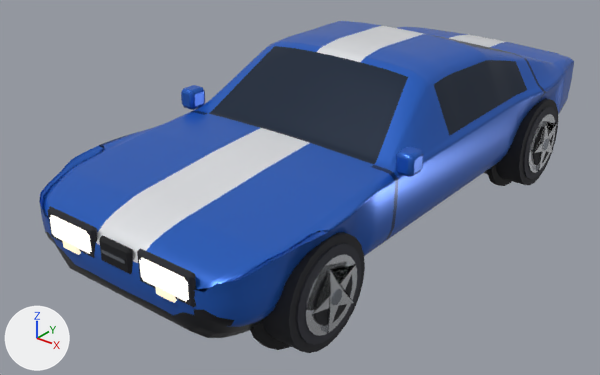
One commit to the glTF model examples/pine-ridge-rally/models/car_blue.glb: the scene before it, then after it.
Before and after are seen from a 50 mm camera at (3.56, -5.05, 3.21) aimed at (-0.22, -0.33, 0.28). The lights are fixed; the arrows at lower left show +X, +Y and +Z. The older version comes first. Vertices at exactly the same position are counted once.

The first picture shows 'body', 'wheel_fr', 'wheel_rr'.
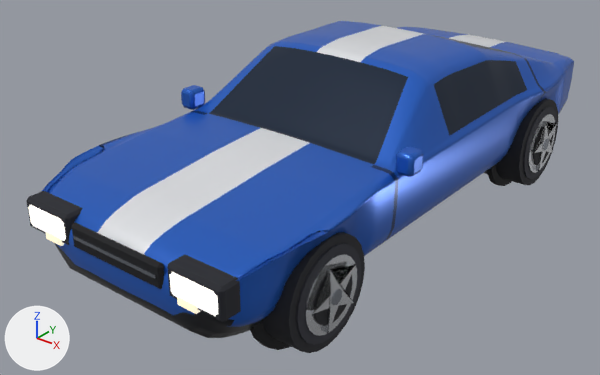
Changed parts and their boxes (x1, y1, x2, y2) in the pictures (600 x 375 px; the box of a moved part takes in the faces that stretch with it):
'body', reshaped
    before: (39, 21, 574, 350)
    after: (27, 21, 574, 350)
part 1 of me_body, moved or reshaped
    before: (101, 249, 126, 264)
    after: (74, 235, 156, 279)
part 2 of me_body, moved or reshaped
    before: (48, 206, 196, 307)
    after: (27, 191, 241, 322)

Patch to the scene script:
```diff
--- a/examples/pine-ridge-rally/models/car_blue.glb.py
+++ b/examples/pine-ridge-rally/models/car_blue.glb.py
@@ me_body @@
 me_body.from_pydata(...)  # 4234 vertices, 8384 faces; spans x -1.07..1.07, y -2.39..2.56, z -0.46..1.02
 # used by ob_body; location = (0.0, 0.0, 0.388)
+# me_body part 1: the loose piece of 8 vertices spanning x -0.11..0.11, y -2.39..-2.34, z 0.27..0.29 is scaled about its middle by (3.49, 1, 1)
+# me_body part 2: 216 of 4234 vertices moved; they spanned x -0.66..0.66, y -2.39..-2.33, z 0.15..0.4 and now span x -0.89..0.89, y -2.39..-2.22, z 0.15..0.4; mean shift (0.0, 0.05, 0.0); largest move (-0.19, -2.35, 0.19) -> (-0.44, -2.24, 0.19)
 me_body.materials.append(mat_metal_0_4_rough_0_28)
```
